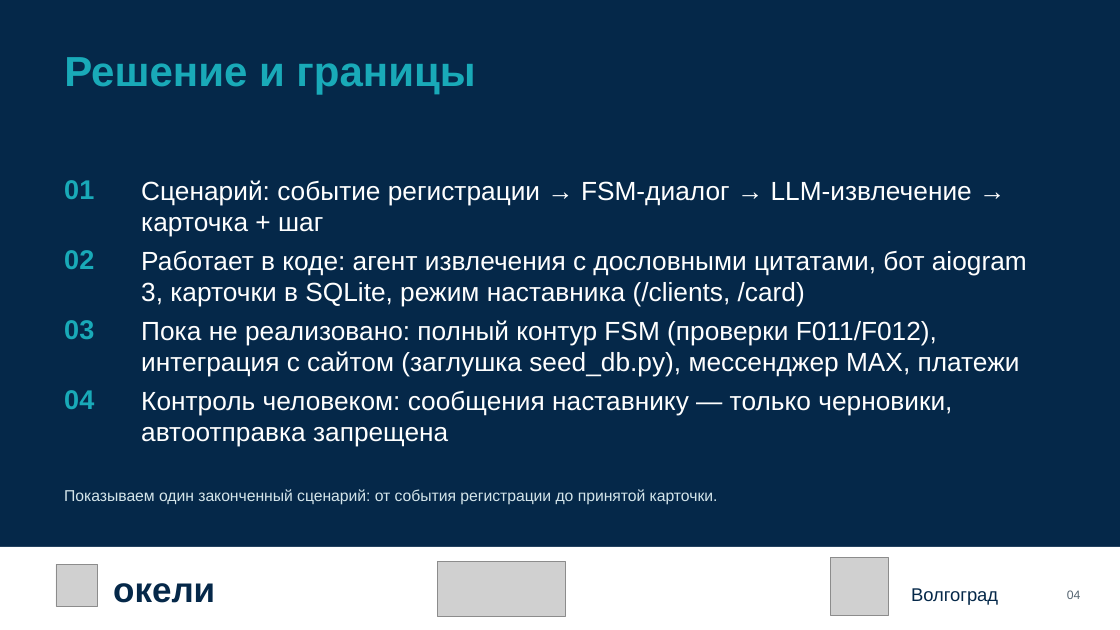
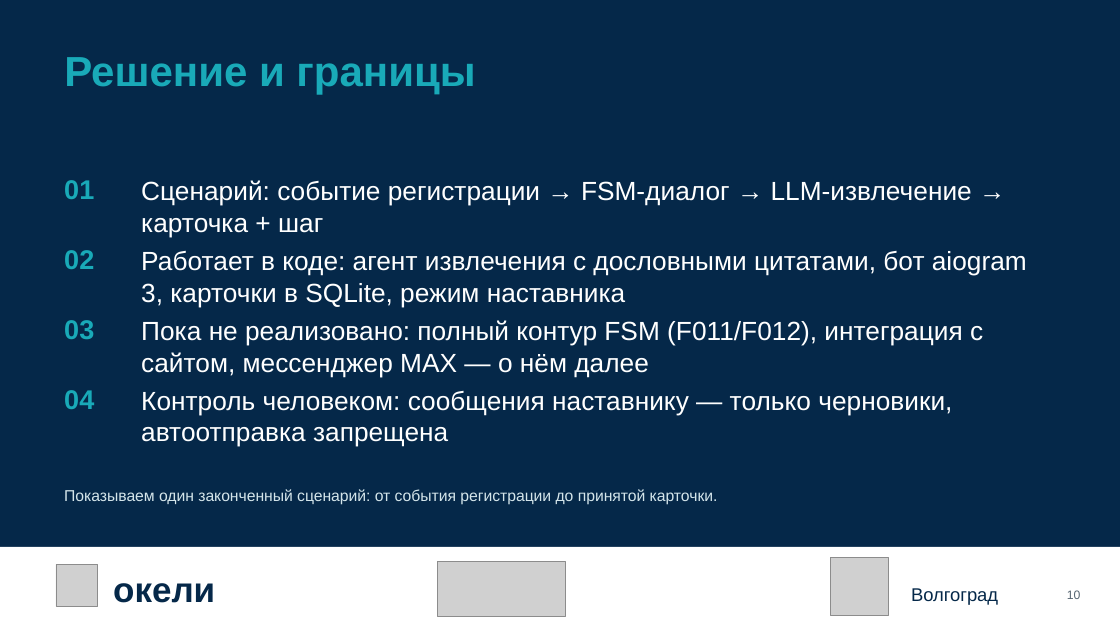
Before and after one commit to KaDyK736/FinikTeam-FB01, a slide deck: slide 10 of Презентация_команды_Finik_FB01.pptx (slide 4 before the commit). Drawn at 1120x630 pixels with LibreOffice and Linux fonts; fonts in the diff are those of the drawing; grey boxes stand for pictures. Boxes give left, top, right and bottom in pixels: in the first picture for what was removed or moved away, otherwise in the second. Text is boxed around its words. In the diff, an @@ line names an element or a change of style, - is before the commit and + after.

```diff
--- a/Презентация_команды_Finik_FB01.pptx
+++ b/Презентация_команды_Finik_FB01.pptx
@@ text at [141,251,1027,307]: text changed @@
-Работает в коде: агент извлечения с дословными цитатами, бот aiogram 3, карточки в SQLite, режим наставника (/clients, /card)
+Работает в коде: агент извлечения с дословными цитатами, бот aiogram 3, карточки в SQLite, режим наставника
@@ text at [141,320,983,377]: text changed @@
-Пока не реализовано: полный контур FSM (проверки F011/F012), интеграция с сайтом (заглушка seed_db.py), мессенджер MAX, платежи
+Пока не реализовано: полный контур FSM (F011/F012), интеграция с сайтом, мессенджер MAX — о нём далее
@@ text at [1067,590,1081,599]: text changed @@
-04
+10
```
Also in this commit, not shown: 9 other slides changed, 8 slides added, 2 other files.
